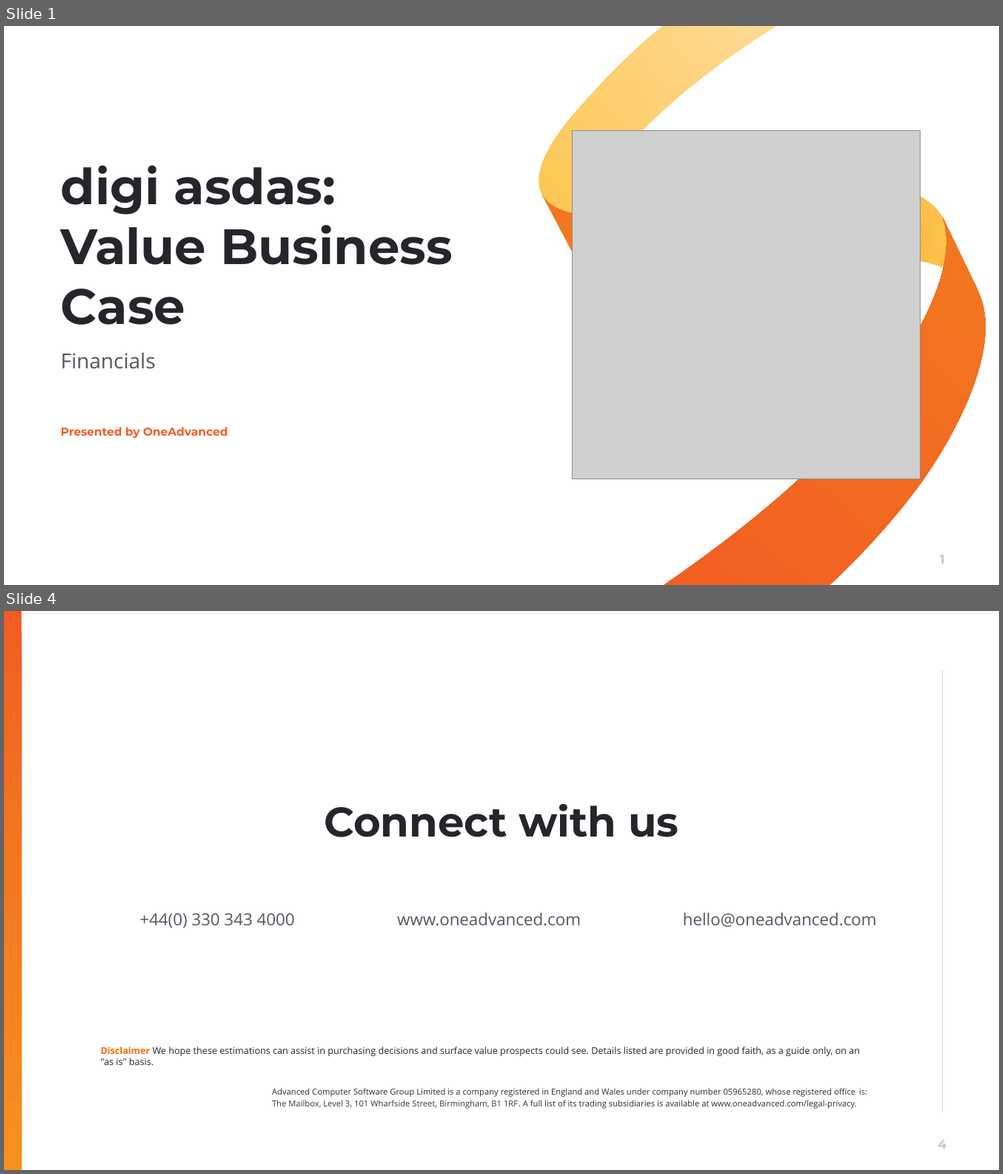
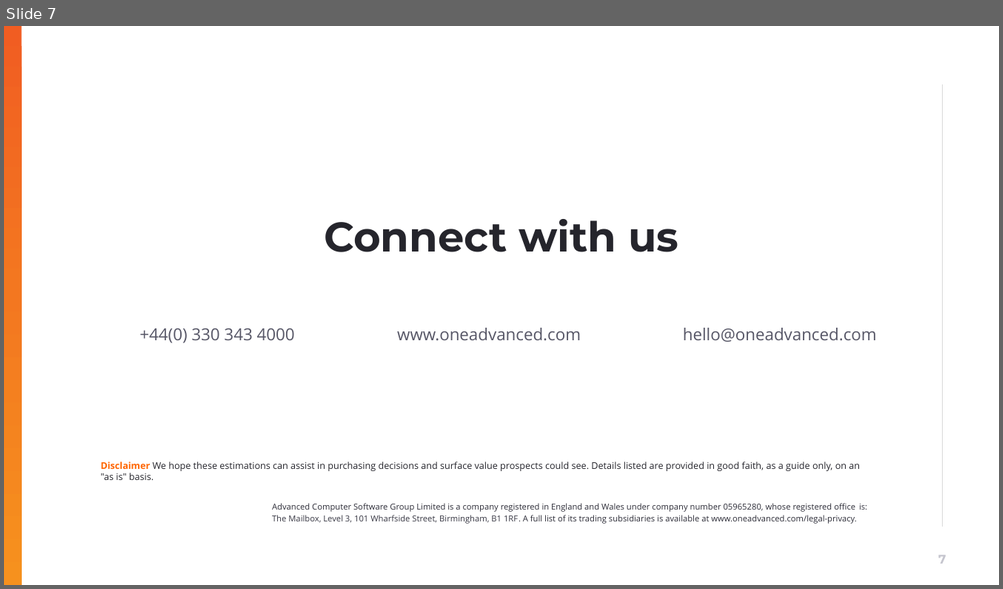
Before and after one commit to muratozdemirpiblo/ppt-api, a slide deck: client_output.pptx. Shown one above the other, each under a label of ours: slides 1 and 4 before the commit, slide 7 after it; the slides between them are not shown. The pictures are 1003x1174 and 1003x589 pixels, drawn with LibreOffice and Linux fonts; fonts in the diff are those of the drawing; grey boxes stand for pictures; background and template pictures are left out. Boxes give left, top, right and bottom in pixels: in the first picture for what was removed or moved away, otherwise in the second. Text is boxed around its words. In the diff, an @@ line names an element or a change of style, - is before the commit and + after.

```diff
--- a/client_output.pptx
+++ b/client_output.pptx
@@ slide 1 removed at [4,26,999,585], background #FFFFFF @@
@@ freeform shape removed at [524,26,793,219] @@
@@ picture removed at [572,131,919,480] @@
@@ freeform shape removed at [541,153,953,312] @@
@@ title removed at [61,165,452,325] @@
-digi asdas: Value Business Case
@@ freeform shape removed at [629,215,999,585] @@
@@ subtitle removed at [61,352,156,369] @@
-Financials
@@ text removed at [61,427,228,438] @@
-Presented by OneAdvanced
@@ page number removed at [939,555,945,564] @@
-1
@@ what was slide 4 is now slide 7 @@
@@ page number at [938,555,945,564]: text changed @@
-4
+7
```
Also in this commit, not shown: 1 slide changed, 5 slides added, 1 other slide removed, 6 other files.
